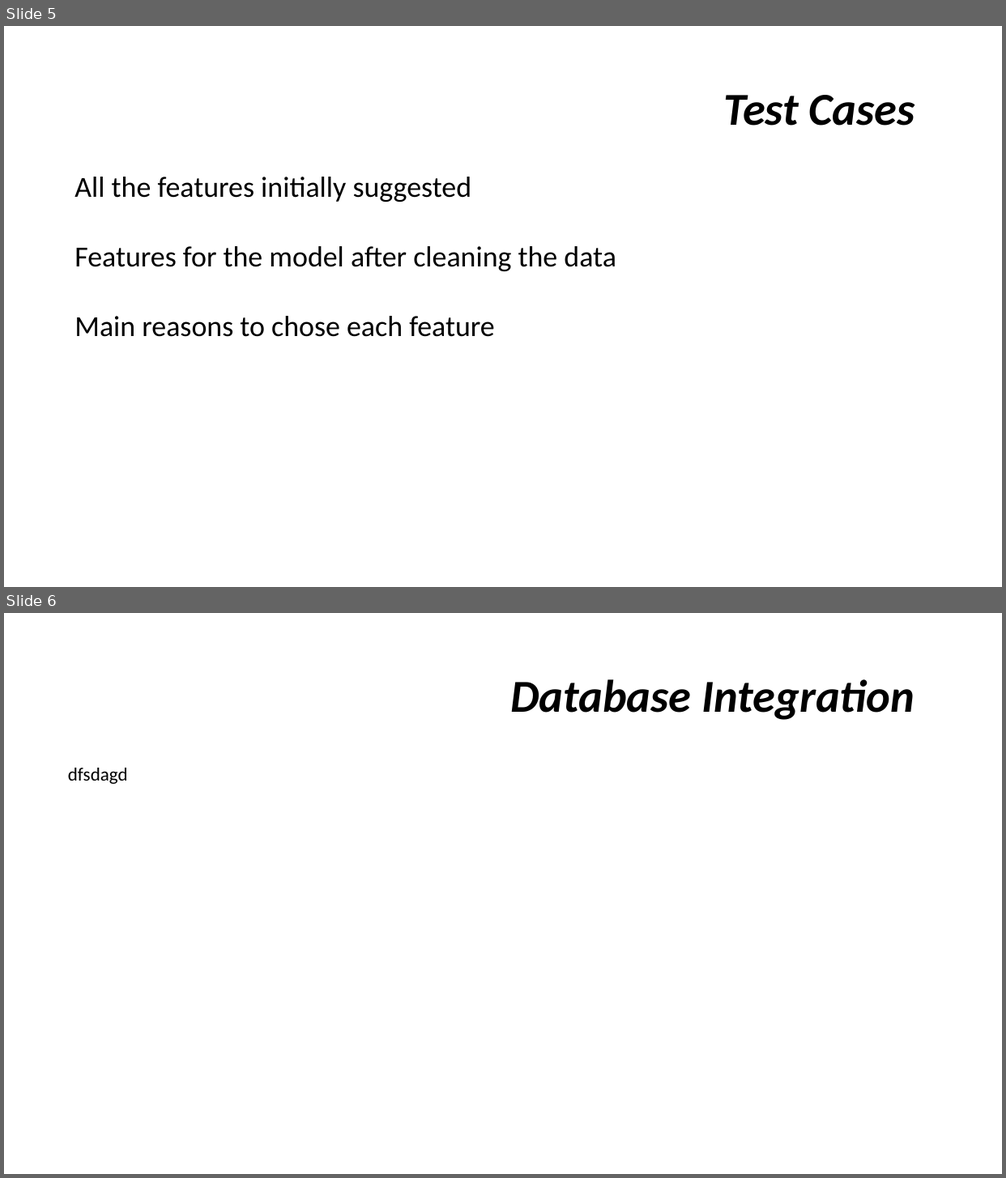
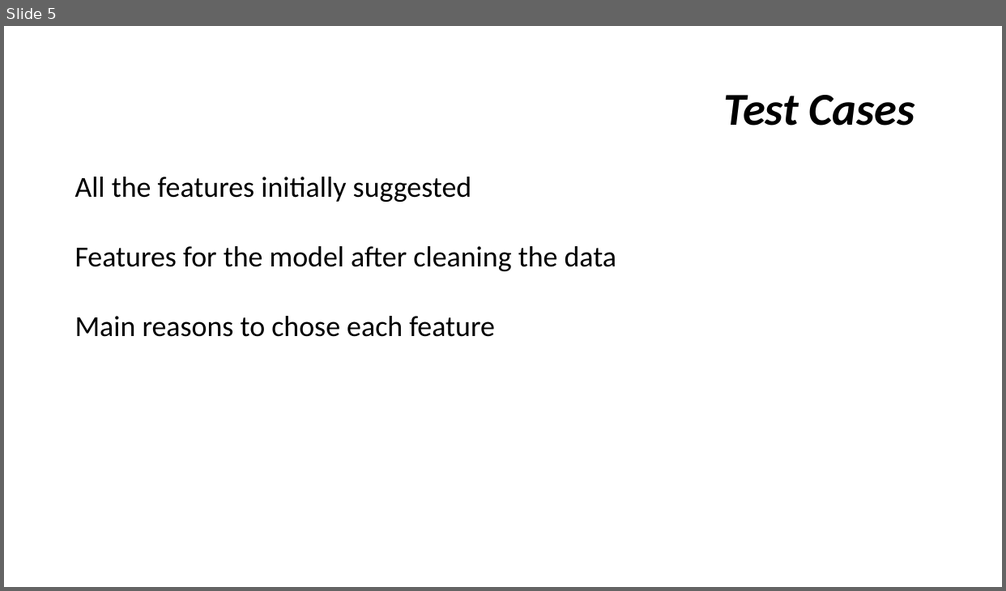
Before and after one commit to gcolareta/Shark_Attacks, a slide deck: Presentation/Shark attacks.pptx. Shown one above the other, each under a label of ours: slides 5 and 6 before the commit, slide 5 after it. The pictures are 1006x1178 and 1006x591 pixels, drawn with LibreOffice and Linux fonts; fonts in the diff are those of the drawing. Boxes give left, top, right and bottom in pixels: in the first picture for what was removed or moved away, otherwise in the second. Text is boxed around its words. In the diff, an @@ line names an element or a change of style, - is before the commit and + after.

```diff
--- a/Presentation/Shark attacks.pptx
+++ b/Presentation/Shark attacks.pptx
@@ slide 6 removed at bbox=[4, 613, 1002, 1174], background #FFFFFF @@
@@ title removed at bbox=[510, 679, 914, 720] @@
-Database Integration
@@ text removed at bbox=[68, 768, 128, 784] @@
-dfsdagd
```
Also in this commit, not shown: 5 slides changed, 5 slides added, 1 other slide removed.
